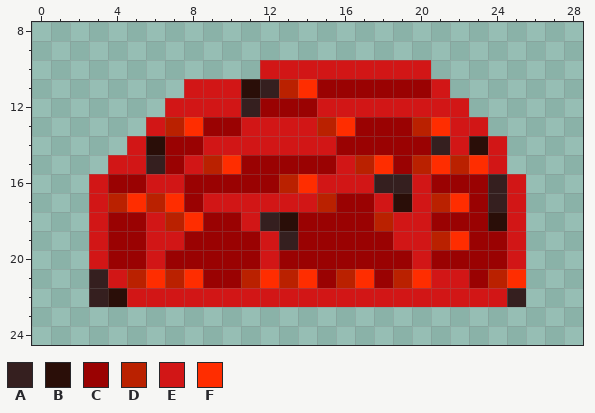
Edited in one commit: pixel-art sprite (Senior Project Game/Assets/ArtAssets/ItemsSprites/MagmaRock.png). Above is the file before it was changed.
The file is 32x32 pixels. Shown: x 0..28, y 8..24.
Palette (. is transparent): A #351f1f  B #2a0e08  C #9a0202  D #ba2100  E #d21616  F #ff2d00
Pixels before, first column x 3:
10 .........EEEEEEEEE.....
11 .....EEEBADFCCCCCCE....
12 ....EEEEACCCEEEEEEEE...
13 ...EDFCCEEEEDFCCCDFEE..
14 ..EBCCEEEEEEECCCCCAEBE.
15 .EEACEDFCCCCCEDFCDFDFE.
16 ECCEECCCCCDFEEEAAECCCAE
17 EDFDFCEEEEEEDCCEBEDFCAE
18 ECCEDFCCEABCCCCDEECCCBE
19 ECCEECCCCEACCCCCEEDFCCE
20 ECCECCCCCECCCCCCCECCCCE
21 AEDFDFCCDFDFCDFCDFEECDF
22 ABEEEEEEEEEEEEEEEEEEEEA
Now the later version:
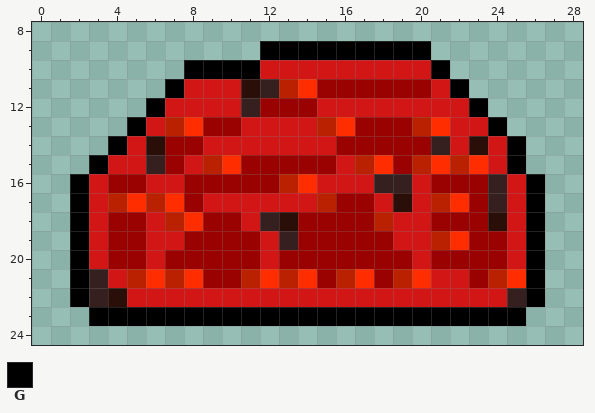
Colours new in this view: G #000000
Diff:
Colour G now appears in row 9 at x 12 to 20; in row 10 at x 8 to 11 and 21; in row 11 at x 7 and 22; in row 12 at x 6 and 23; in row 13 at x 5 and 24; in row 14 at x 4 and 25.
Colour G now appears in row 15 at x 3 and 25; in rows 16 to 22 at x 2 and 26; in row 23 at x 3 to 25.
Pixel boxes of the changes (left, top, right, bottom) in both pictures:
added: (70, 41, 545, 326)
